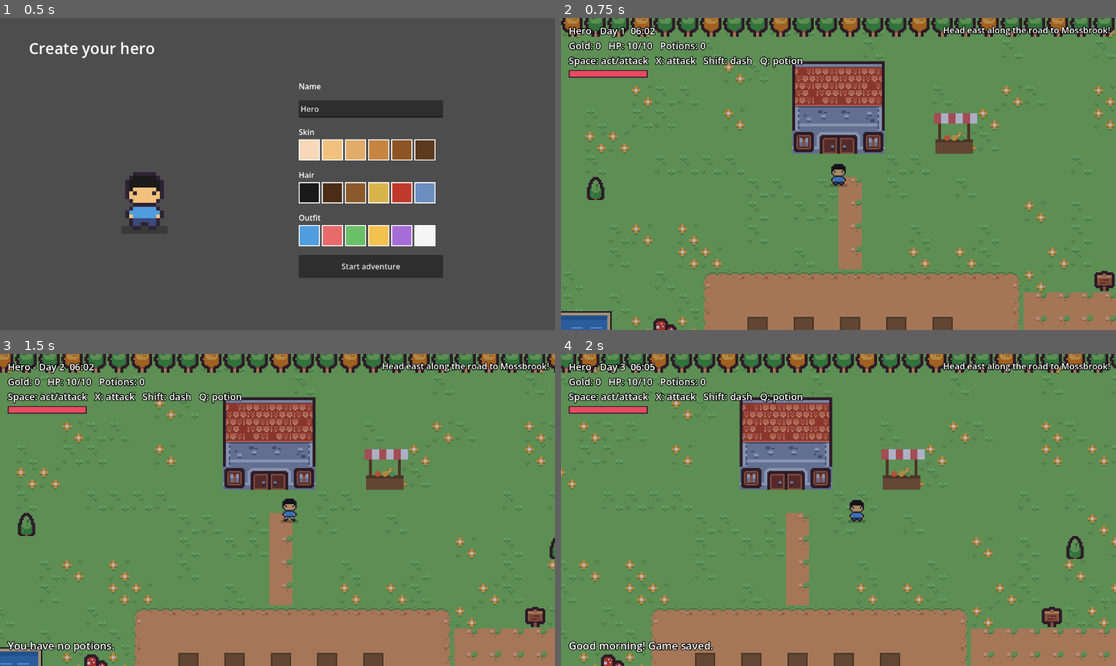
Above: before the commit, frames 1-4 (two rows, left to right).
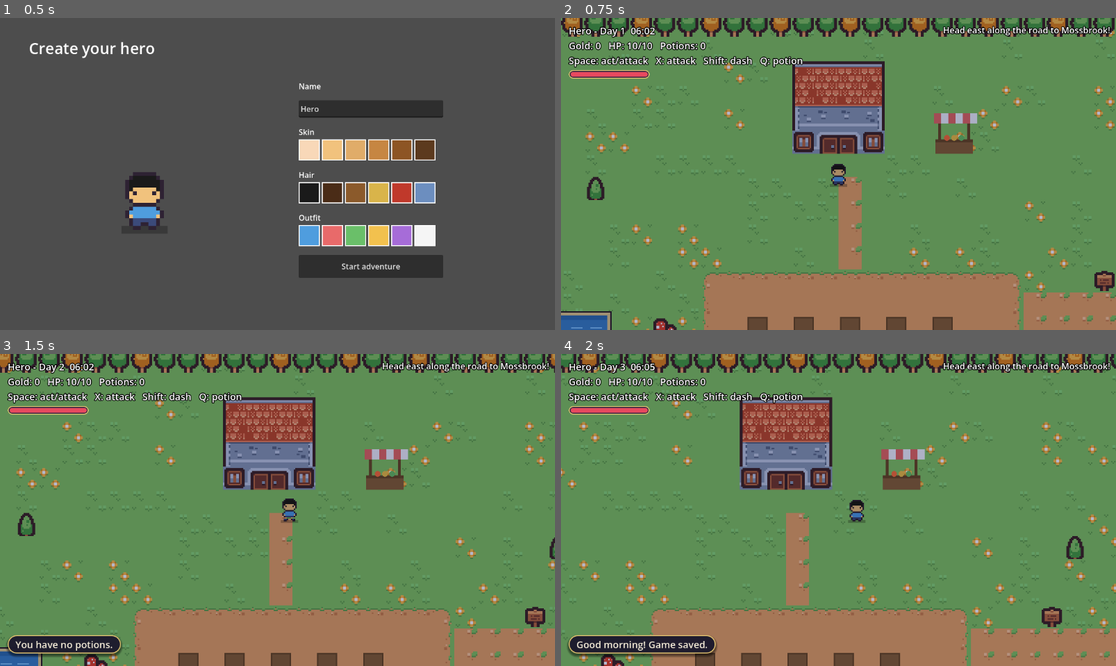
Above: after the commit, the same moments.

Repository: Sniperfox1234/game
Game: Godot game, scene res://creator.tscn
Two runs of this game, one before a commit and one after it. Both use one fixed random seed, a clock stepped at 60 frames per second and the inputs below.
Inputs:
- Up to frame 1 (0.5 s): no input
- Up to frame 2 (0.75 s): click "Start adventure" at 0.5 s
- Up to frame 3 (1.5 s): tap Enter (ui_accept) at 1.25 s; hold Right (ui_right) from 1.28 s (still down); hold Q (potion) from 1.28 s (still down)
- Up to frame 4 (2 s): keep holding Right (ui_right); keep holding Q (potion); tap Enter (ui_accept) at 1.52 s

Frame 1 is identical in both runs. In frame 2, 0.2% of the frame differs, in the area x 1-17%, y 16-20%; in frame 3, 1.5%; in frame 4, 1.9%, in the area x 1-29%, y 16-98%.

Commit message:
Restyle pop-ups with rounded, themed UI
- Add ui_style.gd: rounded panels, pills and buttons with gold borders and shadows
- Dialogue box with name tag and bobbing continue arrow
- Toast shown as a pill; rounded health bar
- Shop and outfitter menus use the shared theme

Co-Authored-By: Claude Sonnet 5.5 <noreply@anthropic.com>

Diff:
--- a/area.gd
+++ b/area.gd
@@ -11,6 +11,7 @@
 const WaterScript := preload("res://water.gd")
 const PickupScript := preload("res://pickup.gd")
 const AvatarScript := preload("res://avatar.gd")
+const UiStyle := preload("res://ui_style.gd")
 const Outfits := preload("res://outfits.gd")
 const TOWN := preload("res://assets/town/tiles.png")
 const DUNGEON := preload("res://assets/dungeon/tiles.png")
@@ -436,7 +437,8 @@
 	box.add_theme_constant_override("separation", 8)
 	var title := Label.new()
 	title.text = "Market  (Esc to leave)"
-	title.add_theme_font_size_override("font_size", 22)
+	title.add_theme_font_size_override("font_size", 24)
+	title.add_theme_color_override("font_color", UiStyle.BORDER)
 	box.add_child(title)
 	shop_info.add_theme_font_size_override("font_size", 16)
 	box.add_child(shop_info)
@@ -452,7 +454,7 @@
 	shop_panel.position = Vector2(340, 110)
 	shop_panel.custom_minimum_size = Vector2(470, 0)
 	shop_panel.visible = false
-	_solid_panel(shop_panel)
+	shop_panel.theme = UiStyle.menu_theme()
 	shop_layer.add_child(shop_panel)
 	_build_outfit_panel()
 
@@ -462,7 +464,8 @@
 	box.add_theme_constant_override("separation", 6)
 	var title := Label.new()
 	title.text = "Mara's Outfitter  (Esc to go back)"
-	title.add_theme_font_size_override("font_size", 22)
+	title.add_theme_font_size_override("font_size", 24)
+	title.add_theme_color_override("font_color", UiStyle.BORDER)
 	box.add_child(title)
 	outfit_info.add_theme_font_size_override("font_size", 16)
 	box.add_child(outfit_info)
@@ -483,7 +486,7 @@
 	outfit_panel.position = Vector2(150, 30)
 	outfit_panel.custom_minimum_size = Vector2(560, 0)
 	outfit_panel.visible = false
-	_solid_panel(outfit_panel)
+	outfit_panel.theme = UiStyle.menu_theme()
 	shop_layer.add_child(outfit_panel)
 
 	outfit_backdrop.color = Color(0.1, 0.12, 0.2, 0.85)
@@ -496,14 +499,6 @@
 	outfit_preview.scale = Vector2(9, 9)
 	outfit_preview.visible = false
 	shop_layer.add_child(outfit_preview)
-
-
-func _solid_panel(panel: PanelContainer) -> void:
-	var style := StyleBoxFlat.new()
-	style.bg_color = Color(0.12, 0.14, 0.22, 1.0)
-	style.set_content_margin_all(12)
-	style.set_corner_radius_all(4)
-	panel.add_theme_stylebox_override("panel", style)
 
 
 func _add_outfit_button(box: VBoxContainer, key: String, action: Callable) -> void:
--- a/hud.gd
+++ b/hud.gd
@@ -4,6 +4,7 @@
 signal dialogue_changed(active: bool)
 
 const Quests := preload("res://quests.gd")
+const UiStyle := preload("res://ui_style.gd")
 const CHARS_PER_SEC := 60.0
 const BAR_W := 160.0
 
@@ -12,8 +13,12 @@
 var stats := Label.new()
 var tracker := Label.new()
 var toast_label := Label.new()
+var toast_box := PanelContainer.new()
+var speaker_tag := PanelContainer.new()
+var arrow := Polygon2D.new()
+var _t := 0.0
 var toast_time := 0.0
-var hp_fill := ColorRect.new()
+var hp_fill := Panel.new()
 var box := PanelContainer.new()
 var speaker_label := Label.new()
 var text_label := Label.new()
@@ -28,14 +33,14 @@
 	stats.position = Vector2(16, 12)
 	add_child(stats)
 
-	var hp_back := ColorRect.new()
-	hp_back.color = Color("2e2233")
+	var hp_back := Panel.new()
+	hp_back.add_theme_stylebox_override("panel", _bar_style(Color("2a2540"), UiStyle.BORDER, 2))
 	hp_back.position = Vector2(16, 108)
-	hp_back.size = Vector2(BAR_W + 4, 16)
+	hp_back.size = Vector2(BAR_W + 8, 18)
 	add_child(hp_back)
-	hp_fill.color = Color("e84a5f")
-	hp_fill.position = Vector2(18, 110)
-	hp_fill.size = Vector2(BAR_W, 12)
+	hp_fill.add_theme_stylebox_override("panel", _bar_style(Color("e84a5f"), Color("ff8a9a"), 0))
+	hp_fill.position = Vector2(20, 112)
+	hp_fill.size = Vector2(BAR_W, 10)
 	add_child(hp_fill)
 
 	_style(tracker, 18)
@@ -44,28 +49,50 @@
 	tracker.horizontal_alignment = HORIZONTAL_ALIGNMENT_RIGHT
 	add_child(tracker)
 
-	_style(toast_label, 22)
-	toast_label.position = Vector2(16, 590)
-	add_child(toast_label)
+	# Toast: a rounded pill at the bottom left that only shows while it has text.
+	toast_label.add_theme_font_size_override("font_size", 20)
+	toast_label.add_theme_color_override("font_color", UiStyle.CREAM)
+	toast_box.add_theme_stylebox_override("panel", UiStyle.pill(UiStyle.BG))
+	toast_box.add_child(toast_label)
+	toast_box.position = Vector2(16, 584)
+	toast_box.visible = false
+	add_child(toast_box)
 
+	# Dialogue: a rounded panel with a name tag perched on its top-left corner.
 	var inner := VBoxContainer.new()
-	speaker_label.add_theme_font_size_override("font_size", 22)
-	speaker_label.add_theme_color_override("font_color", Color("f2c14e"))
-	inner.add_child(speaker_label)
 	text_label.add_theme_font_size_override("font_size", 22)
+	text_label.add_theme_color_override("font_color", UiStyle.CREAM)
 	text_label.autowrap_mode = TextServer.AUTOWRAP_WORD_SMART
-	text_label.custom_minimum_size = Vector2(900, 70)
+	text_label.custom_minimum_size = Vector2(880, 72)
 	inner.add_child(text_label)
-	var prompt := Label.new()
-	prompt.text = "Space to continue"
-	prompt.add_theme_font_size_override("font_size", 14)
-	prompt.modulate = Color(1, 1, 1, 0.6)
-	prompt.horizontal_alignment = HORIZONTAL_ALIGNMENT_RIGHT
-	inner.add_child(prompt)
+	box.add_theme_stylebox_override("panel", UiStyle.panel(18))
 	box.add_child(inner)
-	box.position = Vector2(96, 470)
+	box.position = Vector2(108, 488)
 	box.visible = false
 	add_child(box)
+
+	speaker_label.add_theme_font_size_override("font_size", 20)
+	speaker_label.add_theme_color_override("font_color", Color("2a2118"))
+	speaker_tag.add_theme_stylebox_override("panel", UiStyle.pill(UiStyle.BORDER, Color("fff3c4")))
+	speaker_tag.add_child(speaker_label)
+	speaker_tag.position = Vector2(140, 462)
+	speaker_tag.visible = false
+	add_child(speaker_tag)
+
+	arrow.polygon = PackedVector2Array([Vector2(-7, -5), Vector2(7, -5), Vector2(0, 5)])
+	arrow.color = UiStyle.BORDER
+	arrow.visible = false
+	add_child(arrow)
+
+
+func _bar_style(bg: Color, border: Color, border_w: int) -> StyleBoxFlat:
+	var s := StyleBoxFlat.new()
+	s.bg_color = bg
+	s.border_color = border
+	s.set_border_width_all(border_w)
+	s.set_corner_radius_all(9)
+	s.anti_aliasing = true
+	return s
 
 
 func _style(label: Label, size: int) -> void:
@@ -80,6 +107,8 @@
 
 func toast(text: String) -> void:
 	toast_label.text = text
+	toast_box.visible = text != ""
+	toast_box.size = Vector2.ZERO
 	toast_time = 2.8
 
 
@@ -90,6 +119,8 @@
 	speaker_label.text = speaker
 	_show_line()
 	box.visible = true
+	speaker_tag.visible = true
+	speaker_tag.size = Vector2.ZERO
 	dialogue_changed.emit(true)
 
 
@@ -106,16 +137,23 @@
 		GameState.player_name, GameState.day, floori(minutes / 60.0), minutes % 60,
 		GameState.gold, GameState.hp, GameState.max_hp, GameState.potions, armor_text, hint,
 	]
-	hp_fill.size.x = BAR_W * clampf(float(GameState.hp) / GameState.max_hp, 0.0, 1.0)
+	var frac := clampf(float(GameState.hp) / GameState.max_hp, 0.0, 1.0)
+	hp_fill.size.x = maxf(BAR_W * frac, 10.0)
+	hp_fill.visible = GameState.hp > 0
 	tracker.text = Quests.tracker_text()
 
 	if toast_time > 0.0:
 		toast_time -= delta
 		if toast_time <= 0.0:
 			toast_label.text = ""
+			toast_box.visible = false
 	if box.visible:
 		reveal += delta * CHARS_PER_SEC
 		text_label.visible_characters = int(reveal)
+		_t += delta
+		var done := int(reveal) >= text_label.text.length()
+		arrow.visible = done
+		arrow.position = box.position + box.size - Vector2(34, 26 - sin(_t * 6.0) * 2.0)
 
 
 func _unhandled_input(event: InputEvent) -> void:
@@ -130,6 +168,8 @@
 		_show_line()
 		return
 	box.visible = false
+	speaker_tag.visible = false
+	arrow.visible = false
 	dialogue_changed.emit(false)
 	if on_done.is_valid():
 		on_done.call()
--- /dev/null
+++ b/ui_style.gd
@@ -0,0 +1,71 @@
+extends RefCounted
+# Shared look for pop-ups: rounded dark panels with a gold border and soft shadow.
+
+const BG := Color("1d1b2e")
+const BORDER := Color("e8c872")
+const CREAM := Color("f4ecd8")
+const MUTED := Color("8a86a6")
+
+
+static func panel(radius := 16, bg := BG, border_w := 3) -> StyleBoxFlat:
+	var s := StyleBoxFlat.new()
+	s.bg_color = Color(bg, 0.96)
+	s.border_color = BORDER
+	s.set_border_width_all(border_w)
+	s.set_corner_radius_all(radius)
+	s.content_margin_left = 22
+	s.content_margin_right = 22
+	s.content_margin_top = 16
+	s.content_margin_bottom = 16
+	s.shadow_color = Color(0, 0, 0, 0.45)
+	s.shadow_size = 8
+	s.shadow_offset = Vector2(0, 4)
+	s.anti_aliasing = true
+	return s
+
+
+# A small rounded pill, used for the speaker's name tag and the toast.
+static func pill(bg: Color, border: Color = BORDER, border_w := 2) -> StyleBoxFlat:
+	var s := panel(18, bg, border_w)
+	s.content_margin_left = 16
+	s.content_margin_right = 16
+	s.content_margin_top = 5
+	s.content_margin_bottom = 5
+	s.shadow_size = 5
+	s.border_color = border
+	return s
+
+
+static func button(bg: Color, border: Color) -> StyleBoxFlat:
+	var s := StyleBoxFlat.new()
+	s.bg_color = bg
+	s.border_color = border
+	s.set_border_width_all(2)
+	s.set_corner_radius_all(10)
+	s.content_margin_left = 14
+	s.content_margin_right = 14
+	s.content_margin_top = 6
+	s.content_margin_bottom = 6
+	s.anti_aliasing = true
+	return s
+
+
+# Theme for shop-style menus: rounded panel, rounded buttons, cream text.
+static func menu_theme() -> Theme:
+	var t := Theme.new()
+	t.set_stylebox("panel", "PanelContainer", panel())
+	t.set_stylebox("normal", "Button", button(Color("2e2b47"), Color("4a4670")))
+	t.set_stylebox("hover", "Button", button(Color("3d3a5e"), BORDER))
+	t.set_stylebox("pressed", "Button", button(Color("55507f"), BORDER))
+	t.set_stylebox("disabled", "Button", button(Color("24223a"), Color("33304a")))
+	var focus := button(Color(0, 0, 0, 0), BORDER)
+	focus.draw_center = false
+	focus.set_border_width_all(3)
+	t.set_stylebox("focus", "Button", focus)
+	t.set_color("font_color", "Button", CREAM)
+	t.set_color("font_hover_color", "Button", Color.WHITE)
+	t.set_color("font_focus_color", "Button", Color.WHITE)
+	t.set_color("font_pressed_color", "Button", Color.WHITE)
+	t.set_color("font_disabled_color", "Button", MUTED)
+	t.set_color("font_color", "Label", CREAM)
+	return t
